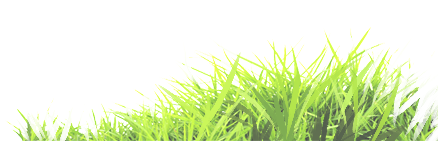
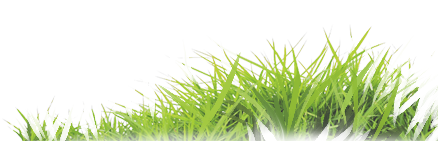
Layers edited between the first and the second (438, 141) image:
painted on "Layer 10" over [29, 90, 438, 141]
